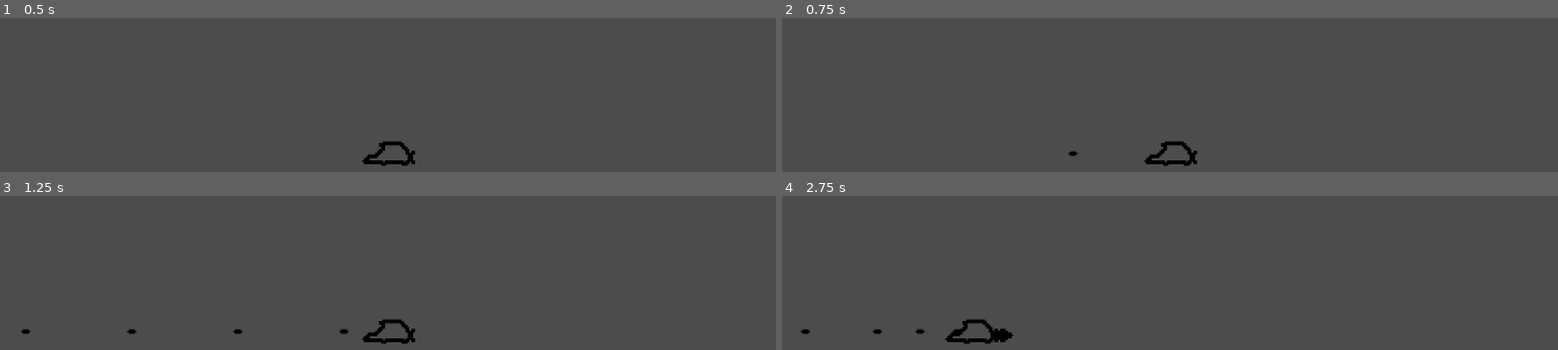
Above: before the commit, frames 1-4 (two rows, left to right).
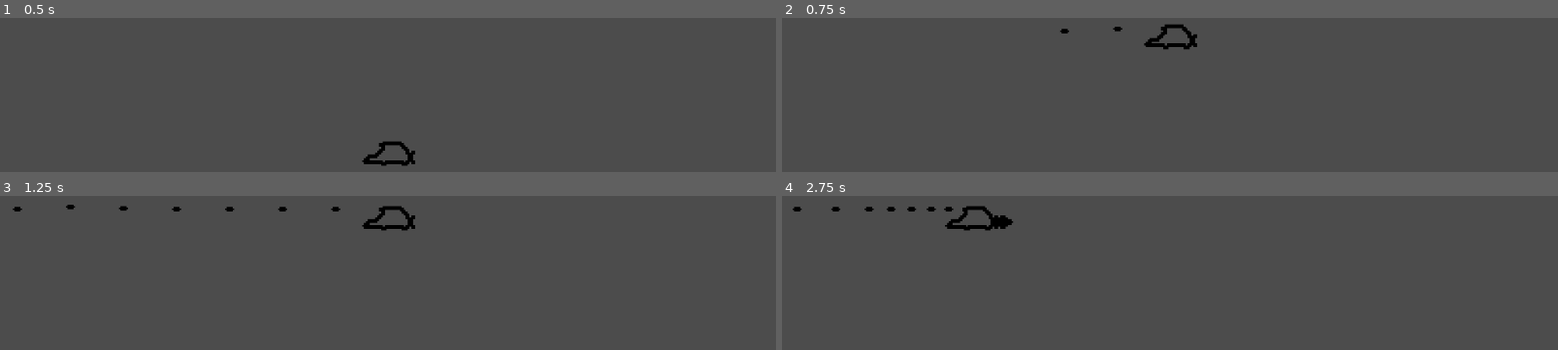
Above: after the commit, the same moments.

Repository: JoaquinSuez/SpaceShooter
Game: Godot game, scene res://main.tscn
Two runs of this game, one before a commit and one after it. Both use one fixed random seed, a clock stepped at 60 frames per second and the inputs below.
Inputs:
- Up to frame 1 (0.5 s): no input
- Up to frame 2 (0.75 s): tap Enter at 0.5 s; hold W (move_up) from 0.53 s (still down); hold J (shoot) from 0.53 s (still down)
- Up to frame 3 (1.25 s): keep holding W (move_up); keep holding J (shoot)
- Up to frame 4 (2.75 s): release J (shoot) at 1.28 s; tap J (shoot) at 1.35 s; release W (move_up) at 2.03 s; hold A (move_left) from 2.03 s (still down); hold J (shoot) from 2.03 s (still down)

Frame 1 is identical in both runs. In frame 2, 1.0% of the frame differs, in the area x 35-54%, y 3-97%; in frame 3, 1.2%; in frame 4, 1.4%, in the area x 1-30%, y 6-97%.
Error before the commit: Error setting property 'position' with value of type Array. (res://Player/Player.gd:68)

Commit message:
even more shooting + rails
Added animations and did a bit of rail work

Diff:
--- a/Player/Player.gd
+++ b/Player/Player.gd
@@ -11,14 +11,17 @@
 var drag = 0 # drag, appllied e
 var direction = -1 # current direction
 var lastDirection: int # previous direction
-var currentRail = 3
+var currentRail = 2
 # shooting vars
 onready var BULLET = preload("res://Bullet/Bullet.tscn")
-var shootingDelay = 0.2
+var shootingDelay = 0.1
 var currentDelay = 0
+#sigs
+signal getRailPosition(railID)
+signal appendBullet(bullet)
 
 func _ready():
-	position = $StartPosition.position
+	emit_signal("getRailPosition", 2)
 
 
 func _process(delta):
@@ -65,10 +68,15 @@
 	# check up/down to change rails and set
 	if Input.is_action_just_pressed("move_up"):
 		currentRail -= 1
-		position = main_script.rail_list
+		currentRail = clamp(currentRail, 0, 4)
+		emit_signal("getRailPosition", currentRail)
+		play_animation("wobble_up")
+
 	elif Input.is_action_just_pressed("move_down"):
 		currentRail += 1
-		position = main_script.get_rail(currentRail).position
+		currentRail = clamp(currentRail, 0, 4)
+		emit_signal("getRailPosition", currentRail)
+		play_animation("wobble_down")
 
 	# check if there is no left / right input and do things
 	if moveDir.x == 0:
@@ -100,14 +108,32 @@
 func shoot(delta):
 	if Input.is_action_pressed("shoot"):
 		if currentDelay == 0:
+			var spriteOffset = $AnimatedSprite.offset
 			var bullet = BULLET.instance()
+			var _position = $BulletSpawner.position + position
 			bullet.direction = direction
-			bullet.position = position
 			bullet.speed = 700
-			main_script.bullet_list.append(bullet)
-
+			_position.y += spriteOffset.y
+			bullet.position = _position
+			emit_signal("appendBullet", bullet)
 			get_tree().root.add_child(bullet)
 			currentDelay = shootingDelay
 
 	currentDelay -= delta
 	currentDelay = clamp(currentDelay, 0, shootingDelay)
+
+
+func play_animation(animationID: String):
+	$AnimationPlayer.stop()
+
+	match animationID:
+		"wobble_up":
+			$AnimationPlayer.play("wobble_up")
+		"wobble_down":
+			$AnimationPlayer.play("wobble_down")
+		_: # default
+			printerr("Animation not found: ", animationID)
+
+
+func _on_Main_sendRailPosition(railPosition) -> void:
+	position.y = railPosition.y
--- a/Player/Player.tscn
+++ b/Player/Player.tscn
@@ -6,8 +6,39 @@
 [sub_resource type="RectangleShape2D" id=1]
 extents = Vector2( 31.5, 14.5 )
 
+[sub_resource type="Animation" id=3]
+resource_name = "wobble_down"
+length = 0.4
+tracks/0/type = "value"
+tracks/0/path = NodePath("AnimatedSprite:offset")
+tracks/0/interp = 2
+tracks/0/loop_wrap = true
+tracks/0/imported = false
+tracks/0/enabled = true
+tracks/0/keys = {
+"times": PoolRealArray( 0, 0.1, 0.3 ),
+"transitions": PoolRealArray( 1, 1, 1 ),
+"update": 0,
+"values": [ Vector2( 0, 0 ), Vector2( 0, 3 ), Vector2( 0, 0 ) ]
+}
+
+[sub_resource type="Animation" id=2]
+resource_name = "wobble_up"
+length = 0.4
+tracks/0/type = "value"
+tracks/0/path = NodePath("AnimatedSprite:offset")
+tracks/0/interp = 1
+tracks/0/loop_wrap = true
+tracks/0/imported = false
+tracks/0/enabled = true
+tracks/0/keys = {
+"times": PoolRealArray( 0, 0.1, 0.3 ),
+"transitions": PoolRealArray( 1, 1, 1 ),
+"update": 0,
+"values": [ Vector2( 0, 0 ), Vector2( 0, -3 ), Vector2( 0, 0 ) ]
+}
+
 [node name="character" type="KinematicBody2D"]
-position = Vector2( -2, 0 )
 script = ExtResource( 2 )
 
 [node name="AnimatedSprite" type="AnimatedSprite" parent="."]
@@ -23,3 +54,11 @@
 
 [node name="StartPosition" type="Position2D" parent="."]
 position = Vector2( 512, 300 )
+
+[node name="AnimationPlayer" type="AnimationPlayer" parent="."]
+anims/wobble_down = SubResource( 3 )
+anims/wobble_up = SubResource( 2 )
+
+[node name="BulletSpawner" type="Position2D" parent="."]
+position = Vector2( -11, -12 )
+scale = Vector2( 1, 1 )
--- a/main.gd
+++ b/main.gd
@@ -3,6 +3,13 @@
 
 var bullet_list = []
 export var rail_list = []
+# signals
+signal sendRailPosition(railPosition)
 
-func get_rail(a):
-	return rail_list[a]
+func _on_character_appendBullet(bullet):
+	bullet_list.append(bullet)
+
+
+func _on_character_getRailPosition(railID) -> void:
+	var railNode = get_node(rail_list[railID])
+	emit_signal("sendRailPosition", railNode.position)
--- a/main.tscn
+++ b/main.tscn
@@ -5,22 +5,26 @@
 
 [node name="Main" type="Node2D"]
 script = ExtResource( 1 )
-rail_list = [ NodePath("Rail_0"), NodePath("Rail_1"), NodePath("Rail_2"), NodePath("Rail_3"), NodePath("Rail_4") ]
+rail_list = [ NodePath("rail_0"), NodePath("rail_1"), NodePath("rail_2"), NodePath("rail_3"), NodePath("rail_4") ]
 
 [node name="character" parent="." instance=ExtResource( 2 )]
-position = Vector2( 244, 82 )
+position = Vector2( 512, 300 )
 
-[node name="Rail_0" type="Position2D" parent="."]
+[node name="rail_0" type="Position2D" parent="."]
 position = Vector2( 512, 50 )
 
-[node name="Rail_1" type="Position2D" parent="."]
-position = Vector2( 512, 175 )
+[node name="rail_1" type="Position2D" parent="."]
+position = Vector2( 512, 150 )
 
-[node name="Rail_2" type="Position2D" parent="."]
+[node name="rail_2" type="Position2D" parent="."]
 position = Vector2( 512, 300 )
 
-[node name="Rail_3" type="Position2D" parent="."]
-position = Vector2( 512, 425 )
+[node name="rail_3" type="Position2D" parent="."]
+position = Vector2( 512, 450 )
 
-[node name="Rail_4" type="Position2D" parent="."]
+[node name="rail_4" type="Position2D" parent="."]
 position = Vector2( 512, 550 )
+
+[connection signal="sendRailPosition" from="." to="character" method="_on_Main_sendRailPosition"]
+[connection signal="appendBullet" from="character" to="." method="_on_character_appendBullet"]
+[connection signal="getRailPosition" from="character" to="." method="_on_character_getRailPosition"]
--- a/project.godot
+++ b/project.godot
@@ -12,10 +12,6 @@
 
 config/name="SpaceShooter"
 run/main_scene="res://main.tscn"
-
-[autoload]
-
-main_script="*res://main.gd"
 
 [global]
 
Not shown: 1 places in Player/Player.tscn that only renumber resources
